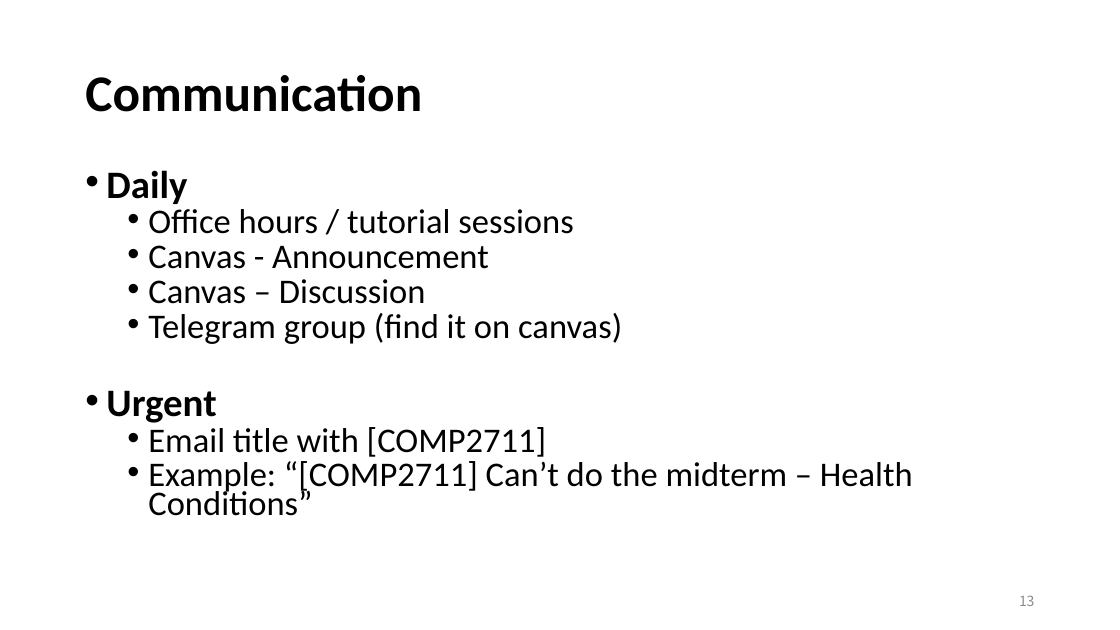
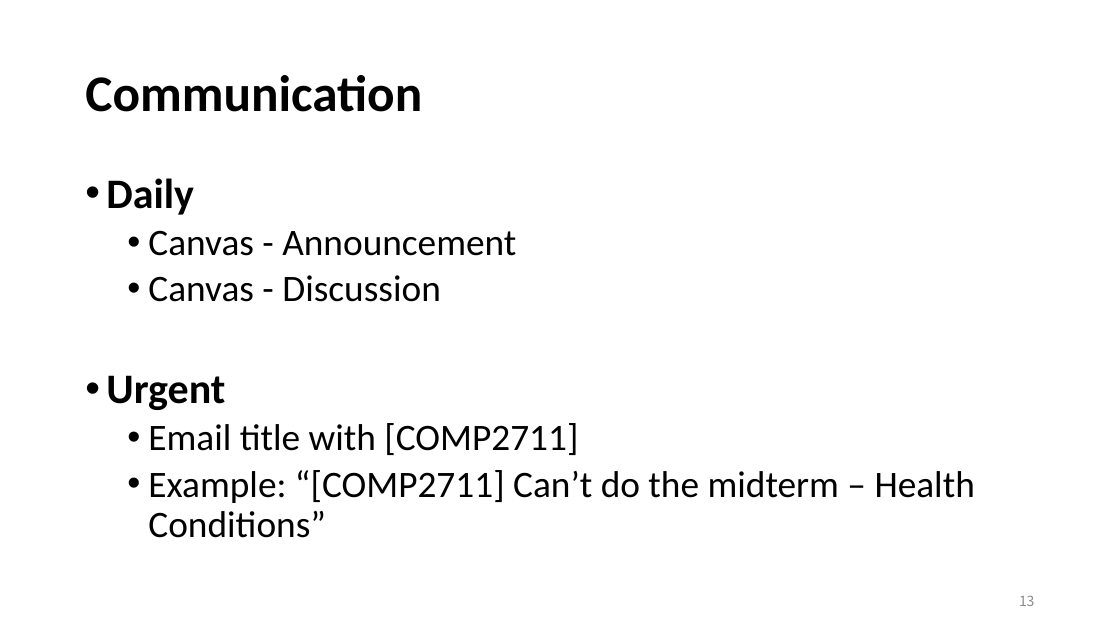
Before and after one commit to wuwuz/wuwuz.github.io, a slide deck: slide 13 of COMP2711/Materials/L00-Intro.pptx. Drawn at 1120x630 pixels with LibreOffice and Linux fonts; fonts in the diff are those of the drawing. Boxes give left, top, right and bottom in pixels: in the first picture for what was removed or moved away, otherwise in the second. Text is boxed around its words. In the diff, an @@ line names an element or a change of style, - is before the commit and + after.

Commit message:
Update COMP2711 introductory materials

```diff
--- a/COMP2711/Materials/L00-Intro.pptx
+++ b/COMP2711/Materials/L00-Intro.pptx
@@ text at [106, 178, 975, 538]: size 33.3 to 36 pt in "Daily", "Urgent"; size 29.6 to 32 pt in "Canvas - Announcement", "Email title with [COMP2711]", "Example: “[COMP2711] Can’t do the midterm – ..."; line spacing 0.7 to 0.9 @@
@@ text at [148, 209, 573, 234]: paragraph removed @@
-  • Office hours / tutorial sessions
@@ text at [148, 275, 441, 302]: text changed; size 29.6 to 32 pt @@
-  • Canvas – Discussion
-  • Telegram group (find it on canvas)
+  • Canvas - Discussion
```
Also in this commit, not shown: 4 other slides changed, 11 slides added, 1 slide removed.
